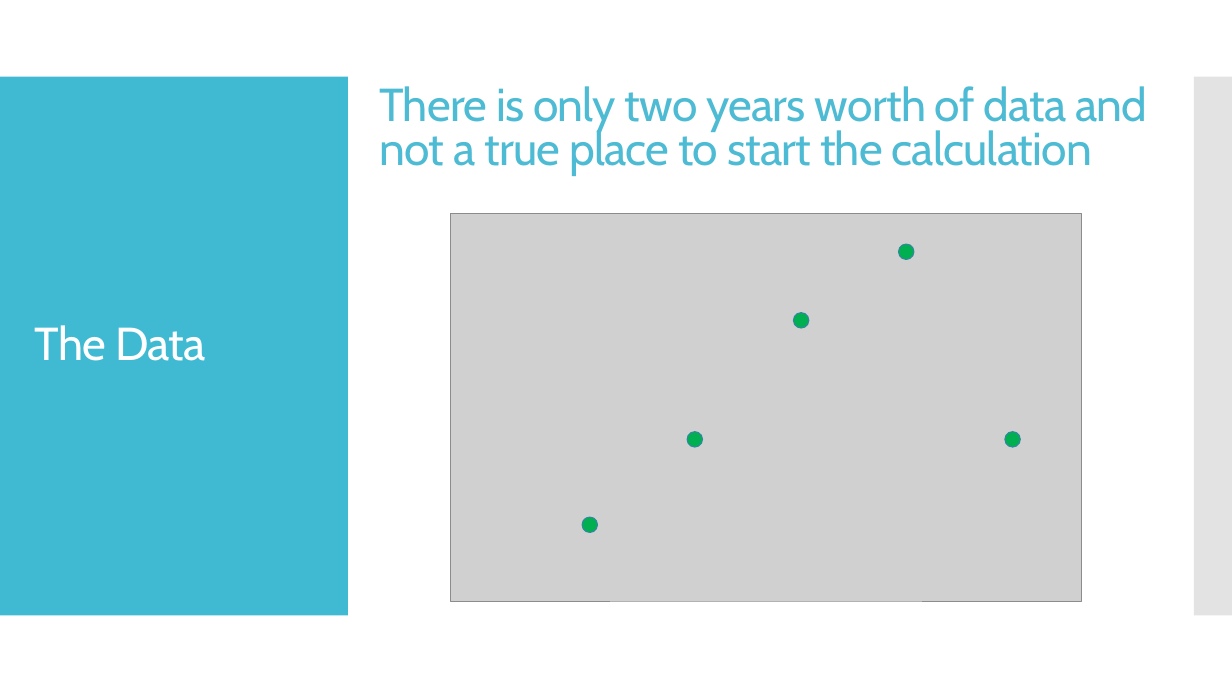
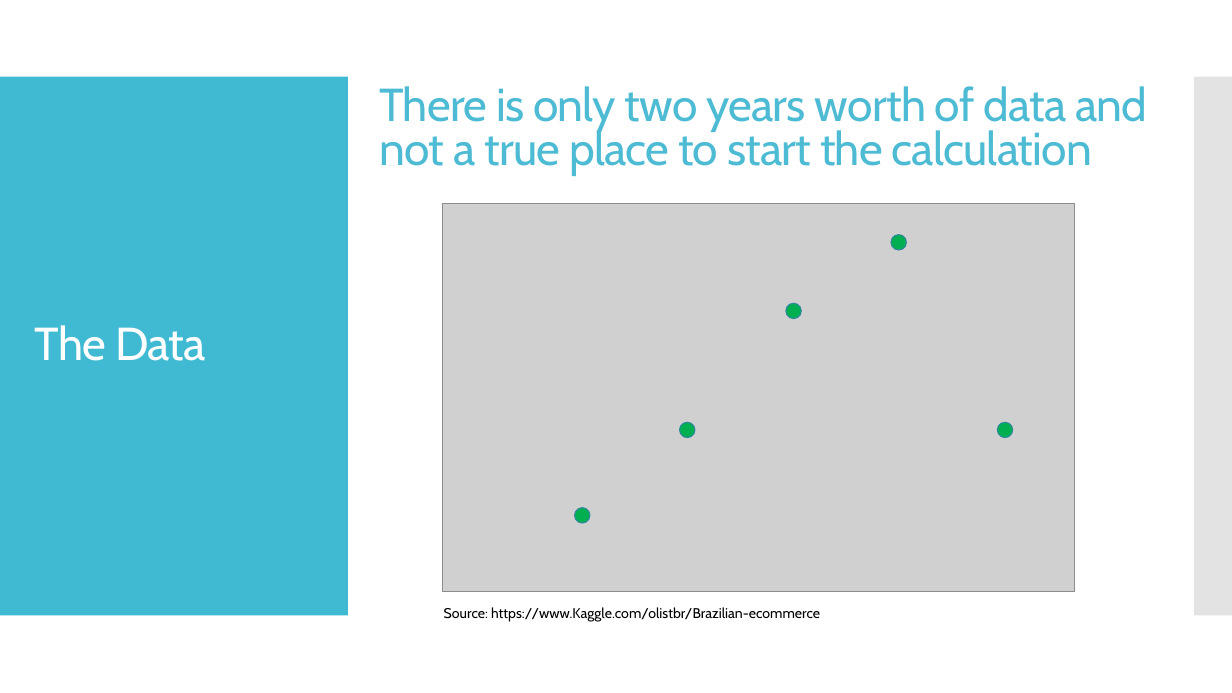
Before and after one commit to perezrm/Cap3_brazilian_ecommerce, a slide deck: slide 5 of Cap3_Olist_Brazilian_Ecommerce.pptx (slide 4 before the commit). Drawn at 1232x693 pixels with LibreOffice and Linux fonts; fonts in the diff are those of the drawing; grey boxes stand for pictures. Boxes give left, top, right and bottom in pixels: in the first picture for what was removed or moved away, otherwise in the second. Text is boxed around its words. In the diff, an @@ line names an element or a change of style, - is before the commit and + after.

```diff
--- a/Cap3_Olist_Brazilian_Ecommerce.pptx
+++ b/Cap3_Olist_Brazilian_Ecommerce.pptx
@@ ellipse: place and size @@
-ellipse at [688, 432, 703, 447]
+ellipse at [679, 422, 695, 438]
@@ ellipse: place and size @@
-ellipse at [1006, 432, 1021, 447]
+ellipse at [997, 422, 1013, 438]
@@ 3 ellipses, 1 picture: place and size @@
-3 ellipses, 1 picture at [450, 213, 1081, 602]
+3 ellipses, 1 picture at [443, 204, 1074, 592]
@@ text added at [444, 607, 820, 622], 11 pt, text #000000 @@
+Source: https://www.Kaggle.com/olistbr/Brazilian-ecommerce
```
Also in this commit, not shown: 5 other slides changed, 3 slides added, 1 slide removed, 10 other files.
